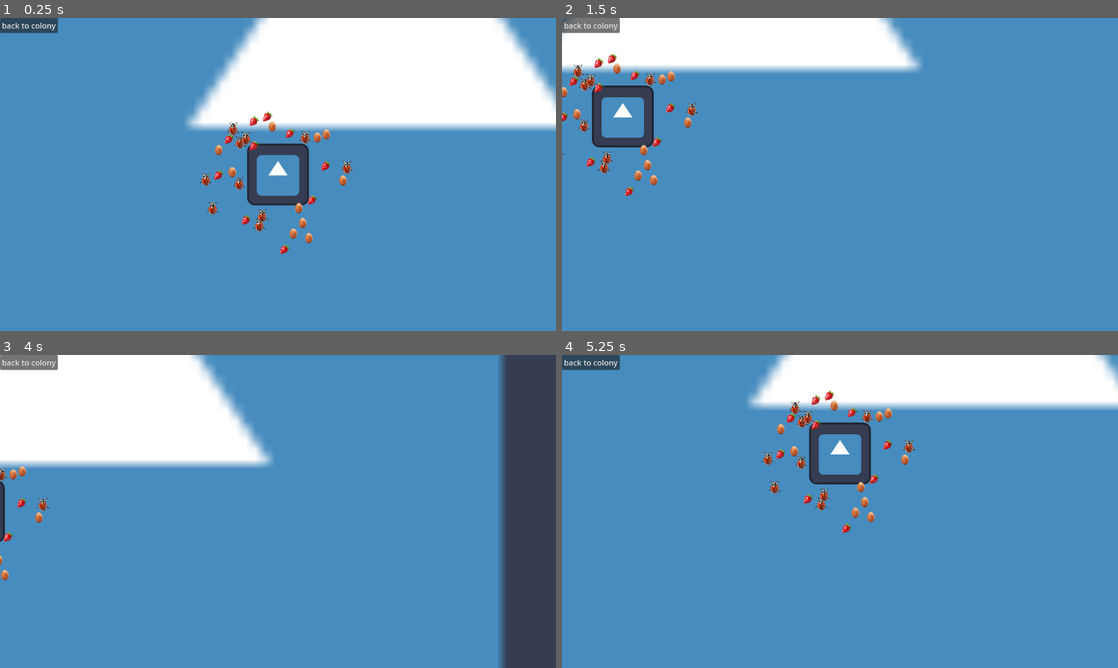
Above: before the commit, frames 1-4 (two rows, left to right).
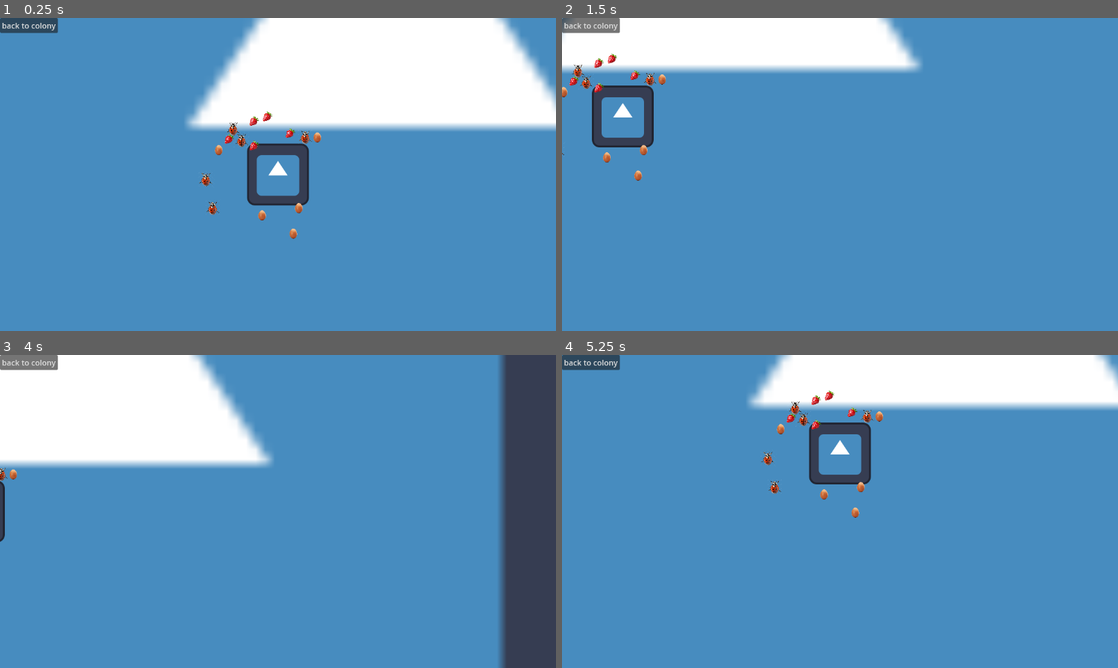
Above: after the commit, the same moments.

Repository: BongHead/GameJam2026
Game: Godot game, scene res://World.tscn
The game is run twice, just before and just after one commit, with the same random seed, the same clock (stepped at 60 frames per second) and the same inputs. The engine's default icon, where the game draws it, is replaced by a stand-in: a white triangle on a blue panel in a dark square.
Inputs (mouse positions are in pixels of both pictures, inside the frame that each line leads up to):
- Up to frame 1 (0.25 s): no input
- Up to frame 2 (1.5 s): tap Enter at 0.5 s; move the mouse to (962, 158) at 0.52 s; hold D (right) 0.53-1.28 s; click (962, 158) at 0.67 s; move the mouse to (728, 190) at 1.27 s; hold S (down) from 1.28 s (still down)
- Up to frame 3 (4 s): move the mouse to (333, 442) at 2.02 s; release S (down) at 2.03 s; hold D (right) 2.03-2.78 s; move the mouse to (250, 574) at 2.77 s; hold W (up) 2.78-3.53 s; click (250, 574) at 2.92 s; move the mouse to (444, 558) at 3.52 s; hold A (left) from 3.53 s (still down)
- Up to frame 4 (5.25 s): move the mouse to (673, 464) at 4.27 s; move the mouse to (867, 511) at 5.02 s; release A (left) at 5.03 s; hold S (down) from 5.03 s (still down); click (867, 511) at 5.17 s

The runs differ from the first frame. In frame 1, 0.7% of the frame differs, in the area x 38-64%, y 32-76%; in frame 2, 0.7%; in frame 3, 0.2%; in frame 4, 0.7%.

Commit message:
detach 2nd script

Diff:
--- a/gamejam2026/Ennemy/butterfly.tscn
+++ b/gamejam2026/Ennemy/butterfly.tscn
@@ -1,6 +1,6 @@
 [gd_scene load_steps=3 format=3 uid="uid://cmiwnhvhdh2xp"]
 
-[ext_resource type="Texture2D" uid="uid://c05pomlqnxxsi" path="res://pngimg.com - butterfly_PNG103822.png" id="1_llsot"]
+[ext_resource type="Texture2D" uid="uid://c05pomlqnxxsi" path="res://Placeholders/pngimg.com - butterfly_PNG103822.png" id="1_llsot"]
 
 [sub_resource type="CircleShape2D" id="CircleShape2D_gbmt3"]
 
--- a/gamejam2026/Food/fruit.tscn
+++ b/gamejam2026/Food/fruit.tscn
@@ -1,6 +1,6 @@
 [gd_scene load_steps=3 format=3 uid="uid://der1dcajhwmht"]
 
-[ext_resource type="Texture2D" uid="uid://b20558rl1sl8f" path="res://fruit-strawberry-isolated-with-clipping-path-png.png" id="1_7npe8"]
+[ext_resource type="Texture2D" uid="uid://b20558rl1sl8f" path="res://Placeholders/fruit-strawberry-isolated-with-clipping-path-png.png" id="1_7npe8"]
 
 [sub_resource type="CircleShape2D" id="CircleShape2D_htc2r"]
 
--- a/gamejam2026/Food/insect.tscn
+++ b/gamejam2026/Food/insect.tscn
@@ -1,6 +1,6 @@
 [gd_scene load_steps=3 format=3 uid="uid://brc0j8g0p4dry"]
 
-[ext_resource type="Texture2D" uid="uid://dao67ac2ubxvp" path="res://pngtree-small-insect-ladybug-png-image_15739904.png" id="1_hiibs"]
+[ext_resource type="Texture2D" uid="uid://dao67ac2ubxvp" path="res://Placeholders/pngtree-small-insect-ladybug-png-image_15739904.png" id="1_hiibs"]
 
 [sub_resource type="CircleShape2D" id="CircleShape2D_htc2r"]
 
--- a/gamejam2026/Food/worm_eggs.tscn
+++ b/gamejam2026/Food/worm_eggs.tscn
@@ -1,6 +1,6 @@
 [gd_scene load_steps=3 format=3 uid="uid://cw2siiegg6lsf"]
 
-[ext_resource type="Texture2D" uid="uid://bh6qy2etfxfsu" path="res://pngtree-fresh-single-egg-png-image_12504967.png" id="1_mvqwp"]
+[ext_resource type="Texture2D" uid="uid://bh6qy2etfxfsu" path="res://Placeholders/pngtree-fresh-single-egg-png-image_12504967.png" id="1_mvqwp"]
 
 [sub_resource type="CircleShape2D" id="CircleShape2D_kl535"]
 
--- a/gamejam2026/World.tscn
+++ b/gamejam2026/World.tscn
@@ -24,6 +24,5 @@
 
 [node name="Sprite2D2" type="Sprite2D" parent="."]
 texture = ExtResource("1_f7gfw")
-script = ExtResource("1_t0vh2")
 
 [connection signal="pressed" from="Hud/Back to colony" to="Camera2D" method="_on_back_to_colony_pressed"]
Not shown, added: gamejam2026/assets/ant carry.png.import
Not shown, added: gamejam2026/assets/ant march.png.import
